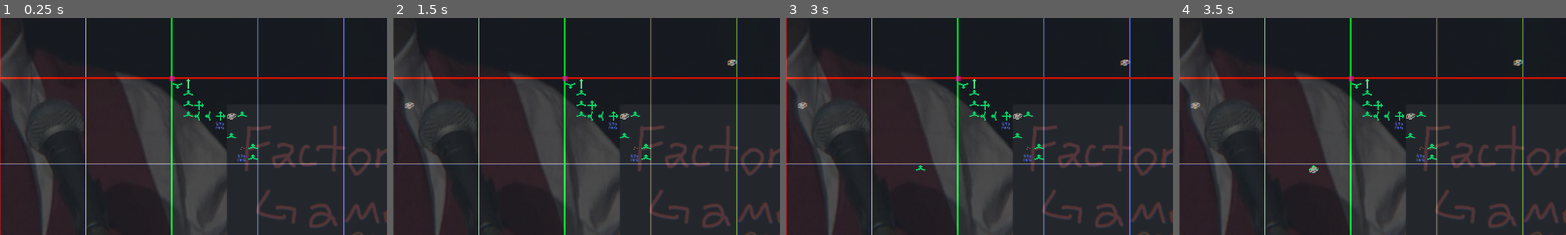
Above: before the commit, frames 1-4 (left to right).
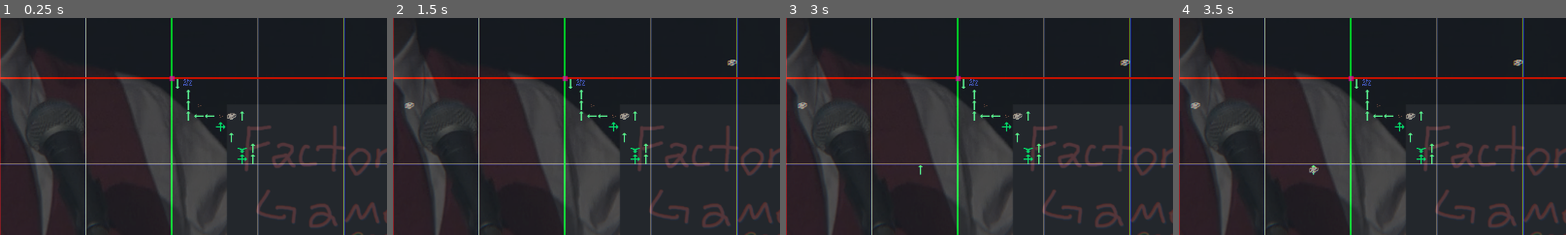
Above: after the commit, the same moments.

Repository: solirides/mechcraft2
Game: Godot game, scene res://scenes/game.tscn
The game is run twice, just before and just after one commit, with the same random seed, the same clock (stepped at 60 frames per second) and the same inputs.
Inputs (mouse positions are % of the whole screen's width and height, from its top left):
- Up to frame 1 (0.25 s): no input
- Up to frame 2 (1.5 s): tap Enter at 0.5 s; move the mouse to (72, 45) at 0.52 s; hold Middle mouse button (middle_click) 0.53-1.28 s; tap P (resource) at 0.8, 1.35 s; tap Space at 1.25 s; move the mouse to (30, 55) at 1.27 s
- Up to frame 3 (3 s): tap B (tick, bound only after the commit) at 1.55 s; tap Enter at 2 s; move the mouse to (60, 28) at 2.02 s; hold B (tick, bound only after the commit) 2.03-2.78 s; tap Middle mouse button (middle_click) at 2.3 s; tap Space at 2.75 s; move the mouse to (45, 70) at 2.77 s; click (45, 70) at 2.85 s
- Up to frame 4 (3.5 s): tap P (resource) at 3.05 s
The pictures show only the part of the screen within x 28-78%, y 36-86%; the shares and areas given below are measured in that part.

The runs differ from the first frame. In frame 1, 0.8% of the frame differs, in the area x 44-67%, y 28-68%; in frame 2, 0.8%; in frame 3, 0.8%, in the area x 33-67%, y 28-73%; in frame 4, 0.8%.

Commit message:
just organizing

Diff:
--- a/project.godot
+++ b/project.godot
@@ -98,6 +98,11 @@
 "events": [Object(InputEventKey,"resource_local_to_scene":false,"resource_name":"","device":-1,"window_id":0,"alt_pressed":false,"shift_pressed":false,"ctrl_pressed":false,"meta_pressed":false,"pressed":false,"keycode":0,"physical_keycode":80,"key_label":0,"unicode":112,"echo":false,"script":null)
 ]
 }
+tick={
+"deadzone": 0.5,
+"events": [Object(InputEventKey,"resource_local_to_scene":false,"resource_name":"","device":-1,"window_id":0,"alt_pressed":false,"shift_pressed":false,"ctrl_pressed":false,"meta_pressed":false,"pressed":false,"keycode":0,"physical_keycode":66,"key_label":0,"unicode":98,"echo":false,"script":null)
+]
+}
 
 [rendering]
 
--- a/scripts/tilemap.gd
+++ b/scripts/tilemap.gd
@@ -29,26 +29,7 @@
 # Called when the node enters the scene tree for the first time.
 func _ready():
 #	print(json.json)
-	make_tileset_exist(tileset)
-	ResourceSaver.save(tileset, "res://generated_tileset.tres")
-	self.tile_set = tileset
-
-	world_size = json.json["world_size"]
-	chunk_size = json.json["chunk_size"]
-	bounds = Rect2i(0, 0,world_size * chunk_size, world_size * chunk_size)
-
-	chunk_area = pow(chunk_size, 2)
-	world_tiles = load_tiles()
-	world_tiledata = load_tiledata()
-
-	for i in bounds.size.x:
-		var a = []
-		a.resize(bounds.size.y)
-		a.fill(false)
-		used_tiles.append(a)
-
-
-	set_tilemap(world_tiles, world_tiledata)
+	setup()
 
 	gui.selection_changed.connect(_on_selection_changed)
 
@@ -102,8 +83,6 @@
 			used_tiles[i].fill(false)
 
 		detect_world_tiles()
-		#move items
-		update_items()
 
 	if event.is_action_pressed("ping"):
 		var p = get_global_mouse_position()
@@ -111,6 +90,11 @@
 		var c = Vector2i(int(p.x) / 16, int(p.y) / 16)
 		print("PING " + " " + str(c) + " " + str(global2local(Vector2i(floor(p.x/16), floor(p.y/16)))) )
 
+	if event.is_action_pressed("tick"):
+		do_positive_net_work_on_the_items_located_on_conveyors_and_similar_tiles_that_facillitate_movement()
+
+# Detecting conveyor lines:
+#region
 func detect_world_tiles():
 #	var cells = self.get_used_cells(0)
 	var d = [chunk_size, 1, -chunk_size, -1]
@@ -156,63 +140,6 @@
 
 	return null
 
-func do_positive_net_work_on_the_items_located_on_conveyors_and_similar_tiles_that_facillitate_movement():
-	pass
-
-func initiate_resource_movement(tile_pos):
-	var local_coords = global2local(tile_pos)
-	var index = local2index(Vector2i(local_coords.x, local_coords.y))
-	var rotation = world_tiledata[local_coords.z]["rotation"][index]
-
-	if world_tiles[local_coords.z][index] == 6:
-		match rotation:
-			0:
-				move_resource(tile_pos, "up")
-			1:
-				move_resource(tile_pos, "right")
-			2:
-				move_resource(tile_pos, "down")
-			3:
-				move_resource(tile_pos, "left")
-
-func move_resource(tile_pos, direction):
-	var current_tile = world_tiles[tile_pos.z][local2index(Vector2i(tile_pos.x, tile_pos.y))]
-	var next_tile = null
-
-	match direction:
-		"right":
-			next_tile = Vector2i(tile_pos.x + 1, tile_pos.y)
-		"left":
-			next_tile = Vector2i(tile_pos.x - 1, tile_pos.y)
-		"up":
-			next_tile = Vector2i(tile_pos.x, tile_pos.y - 1)
-		"down":
-			next_tile = Vector2i(tile_pos.x, tile_pos.y + 1)
-		_:
-			print("Invalid direction")
-
-
-	if next_tile and world_tiles[next_tile.z][local2index(Vector2i(next_tile.x, next_tile.y))] == 6:
-		print("Moving resource from ", tile_pos, " to ", next_tile)
-	else:
-		print("Cannot move in that direction or no conveyor")
-
-func rotate_conveyor(tile_pos):
-	var local_coords = global2local(tile_pos)
-	var index = local2index(Vector2i(local_coords.x, local_coords.y))
-	var tile = world_tiles[local_coords.z][index]
-	var rotation:int = world_tiledata[local_coords.z]["rotation"][index]
-
-	rotation = (rotation + 1) % 4
-	world_tiledata[local_coords.z]["rotation"][index] = rotation
-	set_cell(0, tile_pos, tile, Vector2i(0, 0), rotation)
-
-func neighbor(gc:Vector2i, dir:int):
-	var tile = gc + sides[dir]
-	if bounds.has_point(tile):
-		return tile
-	return null
-
 func detect_connections(gc:Vector2i, p:int, start_dir:int, recurse:bool):
 	var tile = gc
 	var dir:int = start_dir
@@ -286,11 +213,71 @@
 			# no tile found
 	return [result, priorities]
 
-func update_items():
-	for cell in chunk_area:
-		match int(world_tiles[0][cell]):
+#endregion
+
+# Processing tiles
+#region
+
+func do_positive_net_work_on_the_items_located_on_conveyors_and_similar_tiles_that_facillitate_movement():
+	pass
+
+func initiate_resource_movement(tile_pos):
+	var local_coords = global2local(tile_pos)
+	var index = local2index(Vector2i(local_coords.x, local_coords.y))
+	var rotation = world_tiledata[local_coords.z]["rotation"][index]
+
+	if world_tiles[local_coords.z][index] == 6:
+		match rotation:
+			0:
+				move_resource(tile_pos, "up")
 			1:
-				pass
+				move_resource(tile_pos, "right")
+			2:
+				move_resource(tile_pos, "down")
+			3:
+				move_resource(tile_pos, "left")
+
+func move_resource(tile_pos, direction):
+	var current_tile = world_tiles[tile_pos.z][local2index(Vector2i(tile_pos.x, tile_pos.y))]
+	var next_tile = null
+
+	match direction:
+		"right":
+			next_tile = Vector2i(tile_pos.x + 1, tile_pos.y)
+		"left":
+			next_tile = Vector2i(tile_pos.x - 1, tile_pos.y)
+		"up":
+			next_tile = Vector2i(tile_pos.x, tile_pos.y - 1)
+		"down":
+			next_tile = Vector2i(tile_pos.x, tile_pos.y + 1)
+		_:
+			print("Invalid direction")
+
+
+	if next_tile and world_tiles[next_tile.z][local2index(Vector2i(next_tile.x, next_tile.y))] == 6:
+		print("Moving resource from ", tile_pos, " to ", next_tile)
+	else:
+		print("Cannot move in that direction or no conveyor")
+
+#endregion
+
+func rotate_conveyor(tile_pos):
+	var local_coords = global2local(tile_pos)
+	var index = local2index(Vector2i(local_coords.x, local_coords.y))
+	var tile = world_tiles[local_coords.z][index]
+	var rotation:int = world_tiledata[local_coords.z]["rotation"][index]
+
+	rotation = (rotation + 1) % 4
+	world_tiledata[local_coords.z]["rotation"][index] = rotation
+	set_cell(0, tile_pos, tile, Vector2i(0, 0), rotation)
+
+func neighbor(gc:Vector2i, dir:int):
+	var tile = gc + sides[dir]
+	if bounds.has_point(tile):
+		return tile
+	return null
+
+
 
 #func neighbor_index(chunk:int, index:int, direction:int):
 #	var location:Vector3
@@ -299,6 +286,9 @@
 #
 #	return location
 
+
+# Coordinate stuff:
+#region
 func local2index(local_coords:Vector2i):
 	return local_coords.x + local_coords.y * chunk_size
 
@@ -337,6 +327,33 @@
 func clear_markers():
 	for node in $Debug.get_children():
 		$Debug.remove_child(node)
+
+#endregion
+
+# Setup
+#region
+
+func setup():
+	make_tileset_exist(tileset)
+	ResourceSaver.save(tileset, "res://generated_tileset.tres")
+	self.tile_set = tileset
+
+	world_size = json.json["world_size"]
+	chunk_size = json.json["chunk_size"]
+	bounds = Rect2i(0, 0,world_size * chunk_size, world_size * chunk_size)
+
+	chunk_area = pow(chunk_size, 2)
+	world_tiles = load_tiles()
+	world_tiledata = load_tiledata()
+
+	for i in bounds.size.x:
+		var a = []
+		a.resize(bounds.size.y)
+		a.fill(false)
+		used_tiles.append(a)
+
+
+	set_tilemap(world_tiles, world_tiledata)
 
 func set_tilemap(world_tiles, world_tiledata):
 	for c in len(world_tiles):
@@ -384,9 +401,6 @@
 
 	return world
 
-func _on_selection_changed(selected_tile, tile_rotation):
-	self.selected_tile = selected_tile
-	self.tile_rotation = tile_rotation
 
 func make_tileset_exist(ts: TileSet):
 	var id = 0
@@ -398,8 +412,8 @@
 
 	if dir:
 		dir.list_dir_begin()
-		var file_name = dir.get_next()
-		while file_name != "":
+		#var file_name = dir.get_next()
+		for file_name in dir.get_files():
 			if dir.current_is_dir():
 				print("Found directory: " + file_name)
 			elif file_name.ends_with(".png"):
@@ -434,24 +448,13 @@
 
 				ts.add_source(source)
 			file_name = dir.get_next()
+		dir.list_dir_end()
 	else:
 		print("An error occurred when trying to access the path.")
 
 
-#	ts.tile_set_name()
-#	ts.tile_set_texture(id, ...)
-#	ts.tile_set_region(id, ...)
-
-func dir_contents(path):
-	var dir = DirAccess.open("res://assets/tiles")
-	if dir:
-		dir.list_dir_begin()
-		var file_name = dir.get_next()
-		while file_name != "":
-			if dir.current_is_dir():
-				print("Found directory: " + file_name)
-			else:
-				print("Found file: " + file_name)
-			file_name = dir.get_next()
-	else:
-		print("An error occurred when trying to access the path.")
+#endregion
+
+func _on_selection_changed(selected_tile, tile_rotation):
+	self.selected_tile = selected_tile
+	self.tile_rotation = tile_rotation
Not shown: 13 places in generated_tileset.tres that only renumber resources
